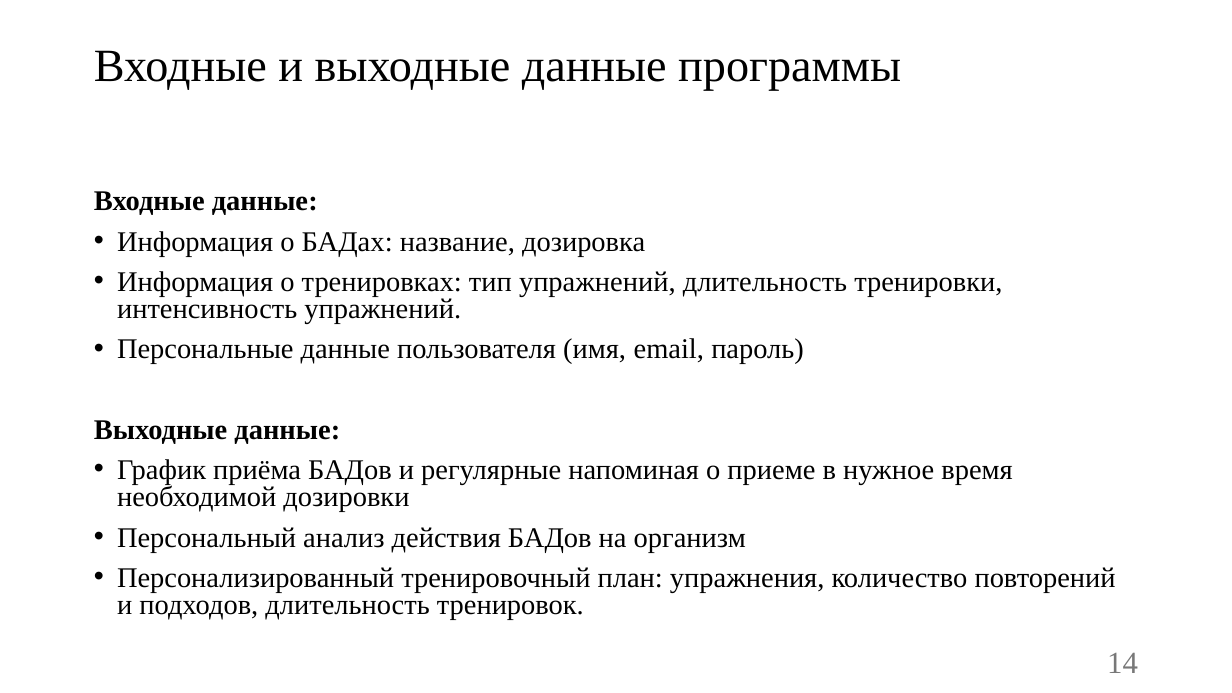
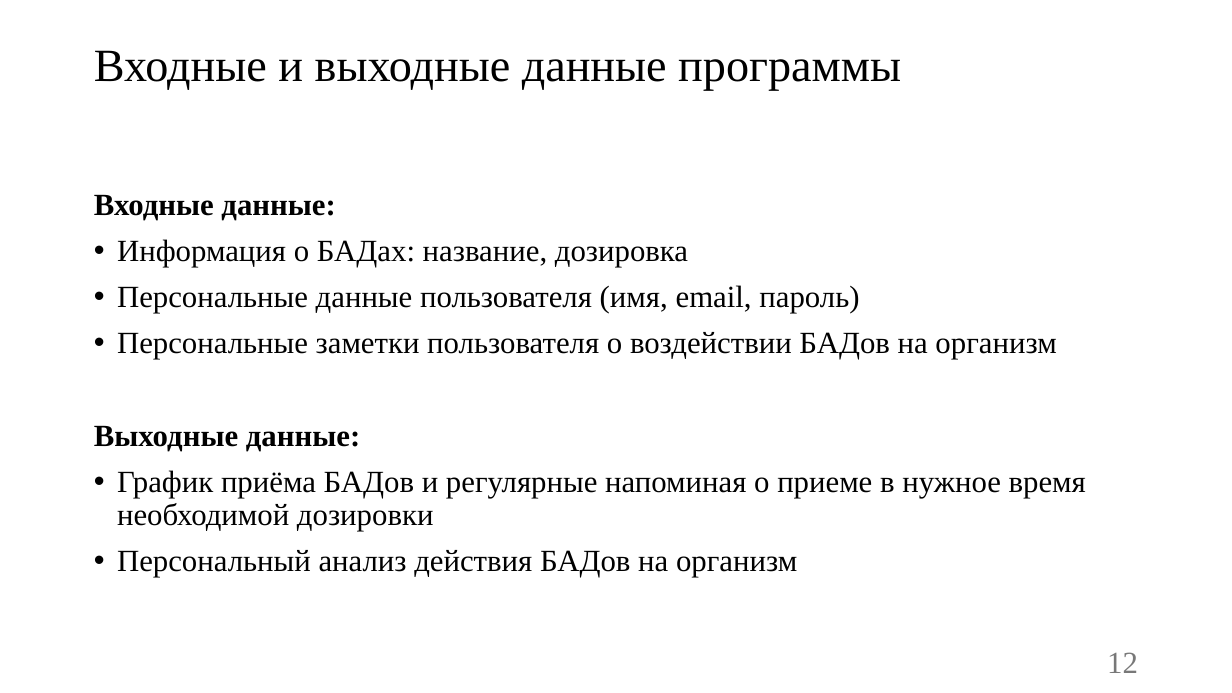
Before and after one commit to vadimgilka/SportApp, a slide deck: slide 12 of Documentation/Documentation Backend/Презентация-Чупинин-Антон-Павлович.pptx (slide 14 before the commit). Drawn at 1232x693 pixels with LibreOffice and Linux fonts; fonts in the diff are those of the drawing. Boxes give left, top, right and bottom in pixels: in the first picture for what was removed or moved away, otherwise in the second. Text is boxed around its words. In the diff, an @@ line names an element or a change of style, - is before the commit and + after.

```diff
--- a/Documentation/Documentation Backend/Презентация-Чупинин-Антон-Павлович.pptx
+++ b/Documentation/Documentation Backend/Презентация-Чупинин-Антон-Павлович.pptx
@@ text at (94, 194, 1086, 577): size 22.2 to 24 pt in "Входные данные:", "Информация о БАДах: название, дозировка", "Персональные данные пользователя (имя, email, пароль)", "Выходные данные:" and 2 more places; line spacing 0.8 to 0.9 @@
@@ text at (117, 271, 1002, 324): paragraph removed @@
-• Информация о тренировках: тип упражнений, длительность тренировки, интенсивность упражнений.
@@ text at (117, 332, 1056, 360): paragraph added @@
+• Персональные заметки пользователя о воздействии БАДов на организм
@@ text at (117, 567, 1116, 620): paragraph removed @@
-• Персонализированный тренировочный план: упражнения, количество повторений и подходов, длительность тренировок.
@@ page number at (1107, 652, 1138, 673): text changed @@
-14
+12
```
Also in this commit, not shown: 5 other slides changed, 2 slides added, 3 slides removed.
